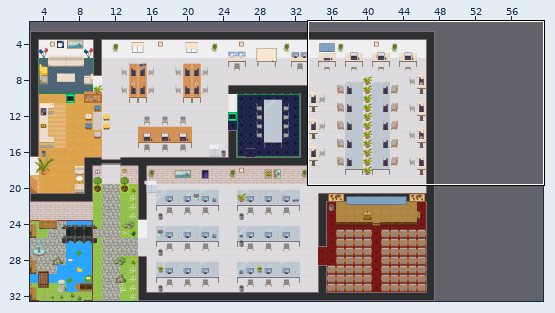
Tiled map (JSON): GAD-office.tmj. The picture above shows the old version from afar; the outline marks the close-up.
Close-up. Before the edit:
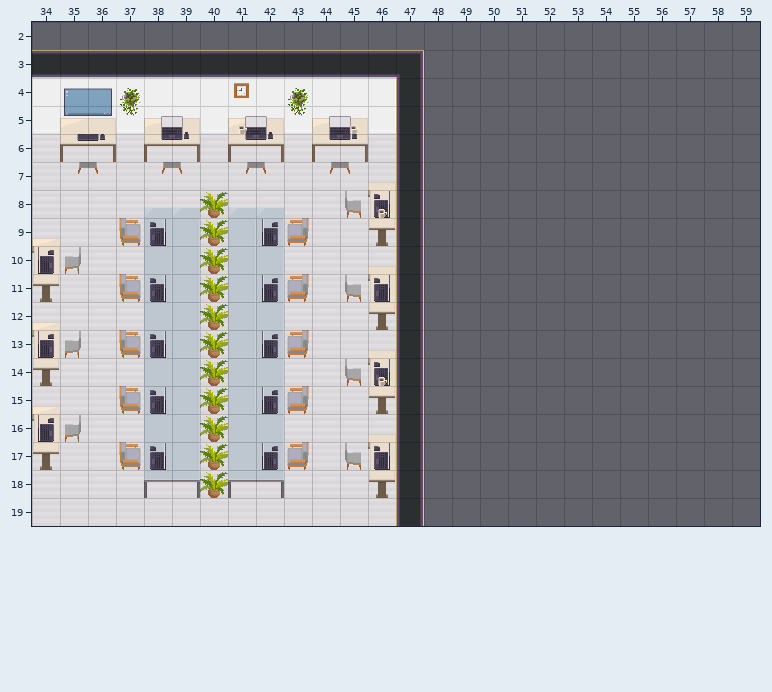
Cells are 32x32 px. Shown: x 34..59, y 2..19. The commit also changed other parts of the map, which this record leaves out. The old version is drawn lined up with the new one.
Now the later version:
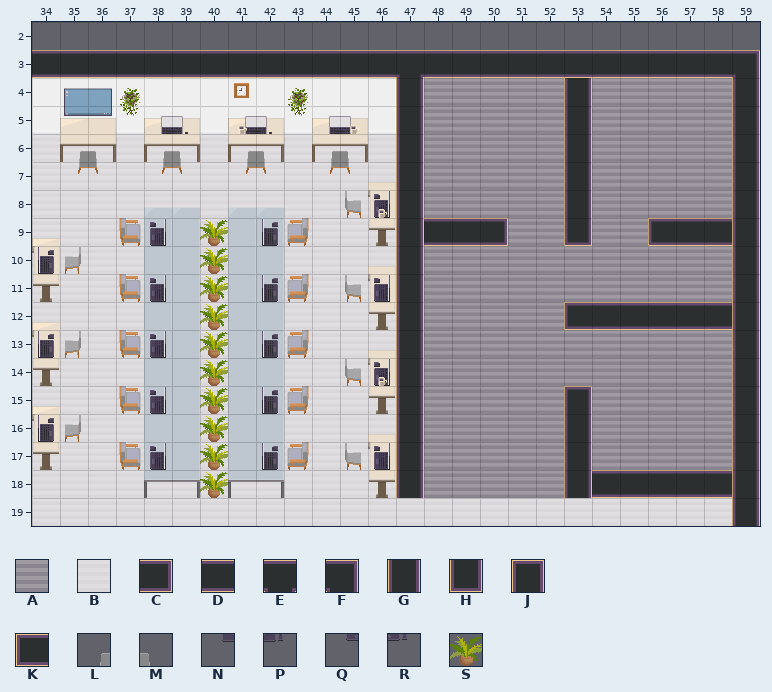
Key: from "Chunk 1": A 3, B 5, C 10, D 133, E 134, F 135, G 136, H 143, J 148, K 155, L 247, M 248, N 252, P 253, Q 254, R 255; from "Chunk 2": S 8.
_ is an empty cell.
From old to new:
{"change": "map size 45x30 -> 60x35 cells (old content now starts at 3,3; both pictures use the new coordinates)"}
{"where": "layer \"floor/floor1\""}
{"y":4,"x":48,"old":"___________","new":"AAAAAGAAAAA"}
{"y":5,"x":48,"old":"___________","new":"AAAAAGAAAAA"}
{"y":6,"x":48,"old":"___________","new":"AAAAAGAAAAA"}
{"y":7,"x":48,"old":"___________","new":"AAAAAGAAAAA"}
{"y":8,"x":48,"old":"___________","new":"AAAAAGAAAAA"}
{"y":9,"x":48,"old":"___________","new":"DDCAAHAAKDD"}
{"y":10,"x":48,"old":"___________","new":"AAAAAAAAAAA"}
{"y":11,"x":48,"old":"___________","new":"AAAAAAAAAAA"}
{"y":12,"x":48,"old":"___________","new":"AAAAAKDDDDD"}
{"y":13,"x":48,"old":"___________","new":"AAAAAAAAAAA"}
{"y":14,"x":48,"old":"___________","new":"AAAAAAAAAAA"}
{"y":15,"x":48,"old":"___________","new":"AAAAAJAAAAA"}
{"y":16,"x":48,"old":"___________","new":"AAAAAGAAAAA"}
{"y":17,"x":48,"old":"___________","new":"AAAAAGAAAAA"}
{"y":18,"x":48,"old":"___________","new":"AAAAAGDDDDD"}
{"y":19,"x":47,"old":"____________","new":"BBBBBBBBBBBB"}
{"where": "layer \"walls/walls1\""}
{"y":3,"x":47,"old":"F____________","new":"EDDDDDDDDDDDF"}
{"y":4,"x":59,"old":"_","new":"G"}
{"y":5,"x":59,"old":"_","new":"G"}
{"y":6,"x":59,"old":"_","new":"G"}
{"y":7,"x":59,"old":"_","new":"G"}
{"y":8,"x":59,"old":"_","new":"G"}
{"y":9,"x":59,"old":"_","new":"G"}
{"y":10,"x":59,"old":"_","new":"G"}
{"y":11,"x":59,"old":"_","new":"G"}
{"y":12,"x":59,"old":"_","new":"G"}
{"y":13,"x":59,"old":"_","new":"G"}
{"y":14,"x":59,"old":"_","new":"G"}
{"y":15,"x":59,"old":"_","new":"G"}
{"y":16,"x":59,"old":"_","new":"G"}
{"y":17,"x":59,"old":"_","new":"G"}
{"y":18,"x":59,"old":"_","new":"G"}
{"y":19,"x":47,"old":"G","new":"_"}
{"y":19,"x":59,"old":"_","new":"G"}
{"where": "layer \"furniture/furniture2\""}
{"y":6,"x":35,"old":"NP","new":"LM"}
{"y":6,"x":38,"old":"QR","new":"LM"}
{"y":6,"x":41,"old":"QR","new":"LM"}
{"y":6,"x":44,"old":"QR","new":"LM"}
{"y":8,"x":40,"old":"S","new":"_"}
{"label":"changed","picture_box":[396,50,760,526]}
{"label":"changed","picture_box":[77,134,105,162]}
{"label":"changed","picture_box":[161,134,189,162]}
{"label":"changed","picture_box":[245,134,273,162]}
{"label":"changed","picture_box":[329,134,357,162]}
{"label":"removed","picture_box":[200,192,228,218]}
